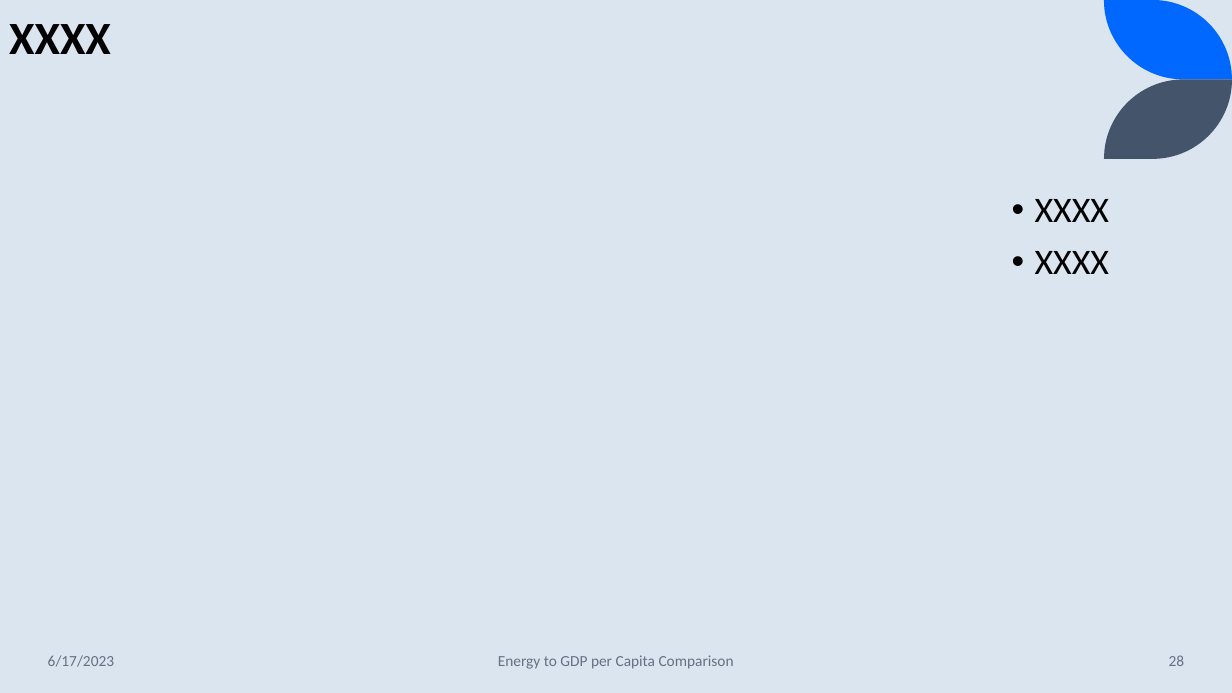
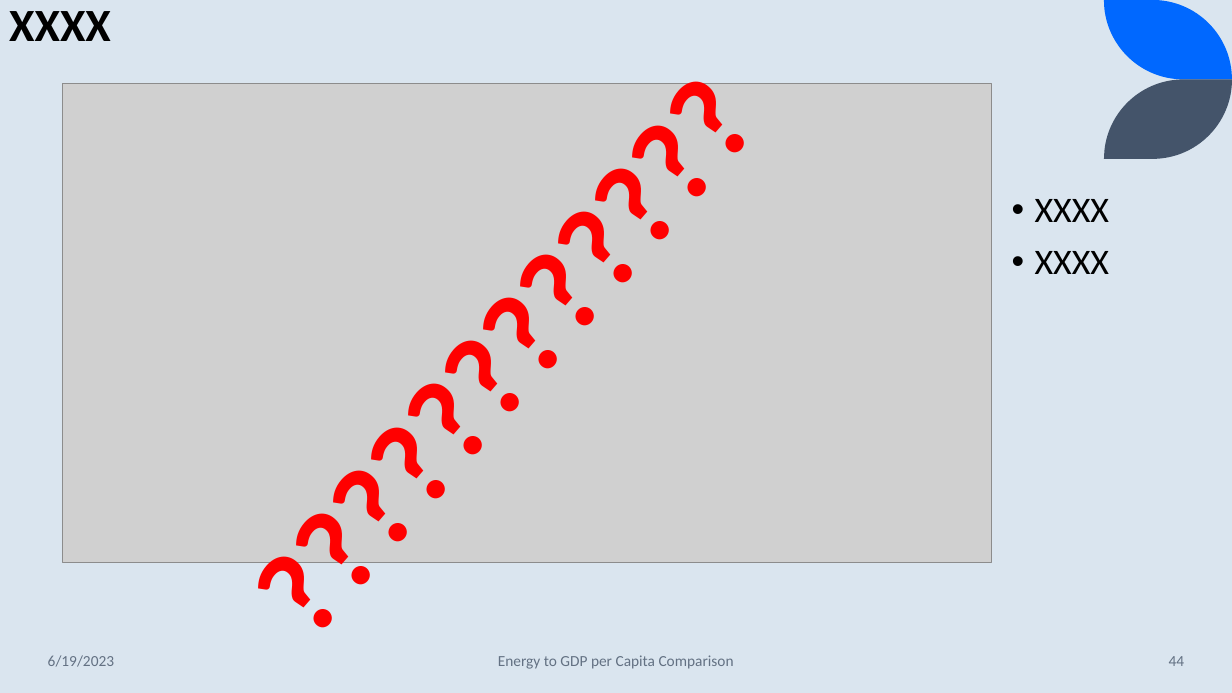
Before and after one commit to lawrence-haggerty/haggerty_energy_gdp_capstone, a slide deck: slide 44 of presentation/haggerty_energy_gdp_1.pptx (slide 28 before the commit). Drawn at 1232x693 pixels with LibreOffice and Linux fonts; fonts in the diff are those of the drawing; grey boxes stand for pictures. Boxes give left, top, right and bottom in pixels: in the first picture for what was removed or moved away, otherwise in the second. Text is boxed around its words. In the diff, an @@ line names an element or a change of style, - is before the commit and + after.

```diff
--- a/presentation/haggerty_energy_gdp_1.pptx
+++ b/presentation/haggerty_energy_gdp_1.pptx
@@ text "XXXX": place and size @@
-text "XXXX" at [9, 24, 111, 54]
+text "XXXX" at [9, 11, 111, 41]
@@ text added at [210, 13, 809, 671], 96 pt, text #FF0000, bold @@
+????????????
@@ picture added at [63, 83, 992, 562] @@
@@ text at [48, 655, 114, 667]: text changed @@
-6/17/2023
+6/19/2023
@@ page number at [1169, 656, 1185, 666]: text changed @@
-28
+44
```
Also in this commit, not shown: 37 other slides changed, 17 slides added.
